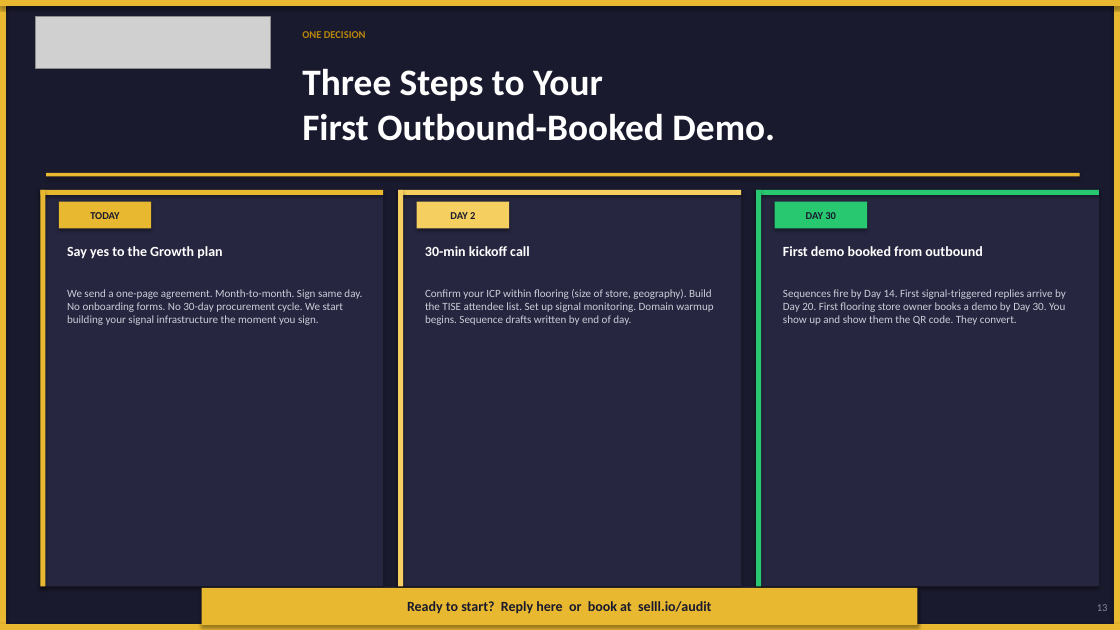
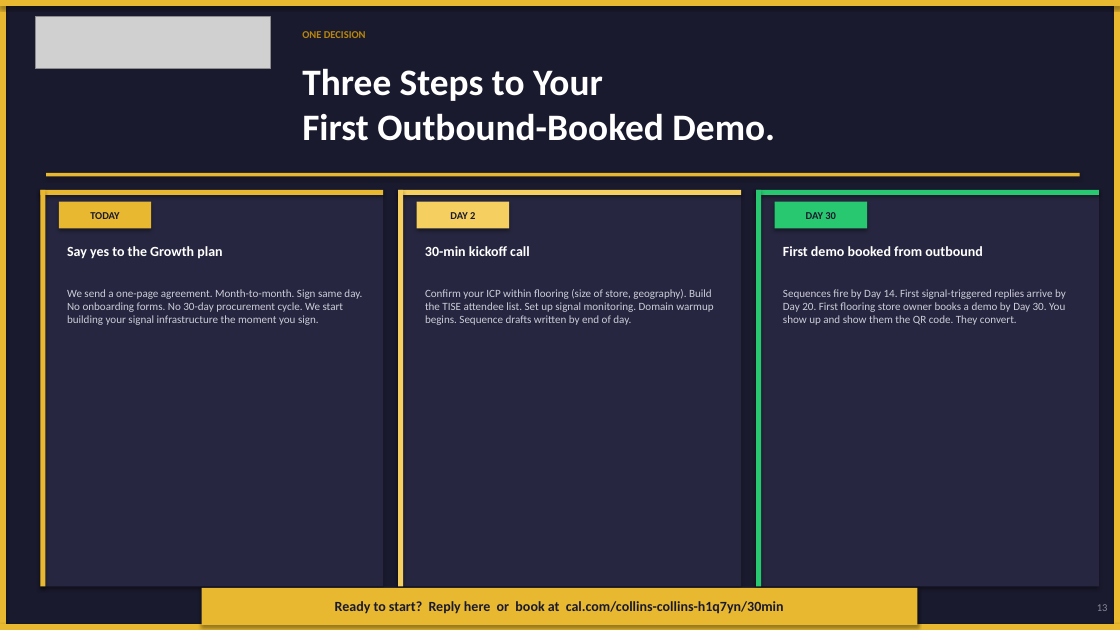
Before and after one commit to ogikicollins/Extruct-GTM-SKILLS, a slide deck: slide 13 of SELLL-Engine/QRFloorGenie-Disco-Deck.pptx. Drawn at 1120x630 pixels with LibreOffice and Linux fonts; fonts in the diff are those of the drawing; grey boxes stand for pictures. Boxes give left, top, right and bottom in pixels: in the first picture for what was removed or moved away, otherwise in the second. Text is boxed around its words. In the diff, an @@ line names an element or a change of style, - is before the commit and + after.

```diff
--- a/SELLL-Engine/QRFloorGenie-Disco-Deck.pptx
+++ b/SELLL-Engine/QRFloorGenie-Disco-Deck.pptx
@@ text at (x1=335, y1=601, x2=784, y2=613): text changed @@
-Ready to start? Reply here or book at selll.io/audit
+Ready to start? Reply here or book at cal.com/collins-collins-h1q7yn/30min
```
Also in this commit, not shown: 1 other slide changed, 4 other files.
